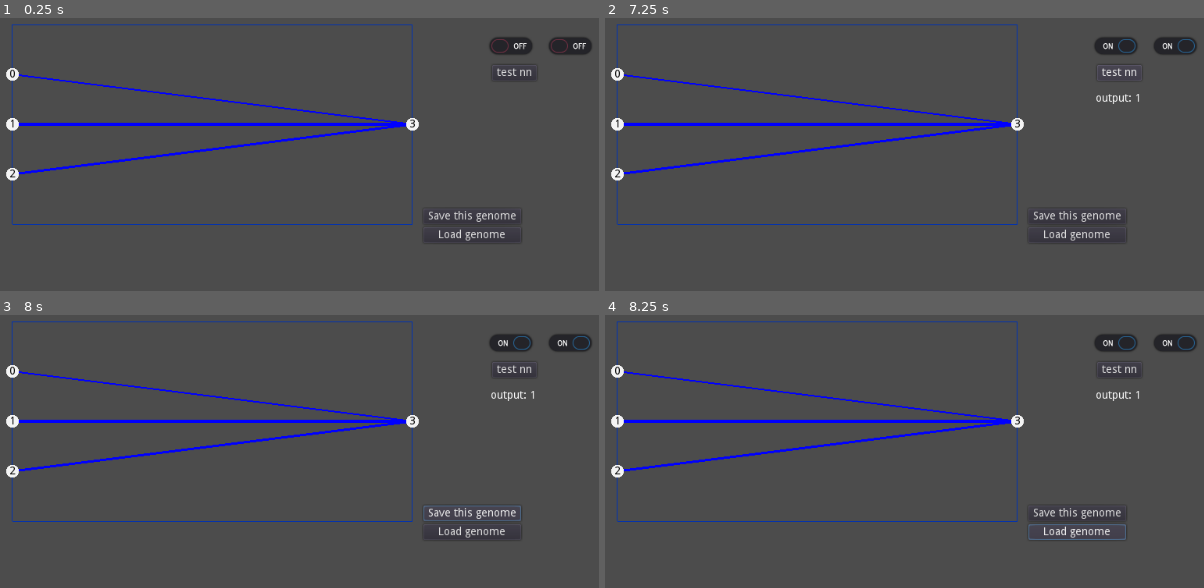
Above: before the commit, frames 1-4 (two rows, left to right).
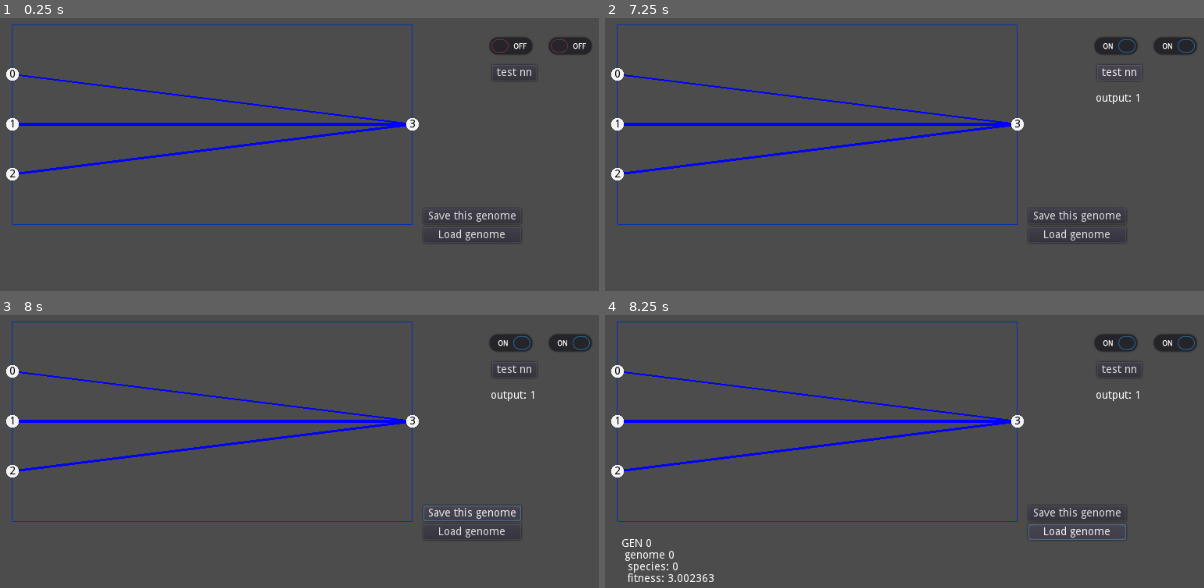
Above: after the commit, the same moments.

Repository: WhoStoleMyCoffee/GodotNEAT
Game: Godot game, scene res://Scenes/Test/TestScene.tscn
Same seed, same stepped clock (60 frames per second), same inputs: the game is played once before the commit and once after it.
Inputs (mouse positions are in pixels of both pictures, inside the frame that each line leads up to):
- Up to frame 1 (0.25 s): no input
- Up to frame 2 (7.25 s): click (1114, 45) at 0.5 s; click (1174, 45) at 1.25 s; click "test nn" at 2 s; click (1114, 45) at 2.75 s; click (1174, 45) at 3.5 s; click "test nn" at 4.25 s; click (1114, 45) at 5 s; click (1174, 45) at 5.75 s; click "test nn" at 6.5 s
- Up to frame 3 (8 s): click "Save this genome" at 7.25 s
- Up to frame 4 (8.25 s): click "Load genome" at 8 s

Frames 1-3 are identical in both runs. In frame 4, 0.6% of the frame differs, in the area x 2-19%, y 82-98%.

Commit message:
genome load

Diff:
--- a/NEAT/NEATNN.gd
+++ b/NEAT/NEATNN.gd
@@ -192,6 +192,14 @@
 	f.close()
 
 
+func load_json(path : String):
+	var f : File = File.new()
+	f.open(path, File.READ)
+	var d : Dictionary = parse_json(f.get_as_text())
+	f.close()
+	load_save_data(d)
+
+
 func get_save_data() -> Dictionary:
 	var data : Dictionary = {
 		'n' : [INPUT_COUNT, OUTPUT_COUNT, nodes.size()],
@@ -199,11 +207,22 @@
 		'f' : fitness,
 		's' : species_id
 	}
-
 	for c in connections:
 		data.c.append(NeatUtil.compress_connection(c))
 
 	return data
+
+
+func load_save_data(d : Dictionary):
+	INPUT_COUNT = d.n[0]
+	OUTPUT_COUNT = d.n[1]
+	nodes.resize(d.n[2])
+	fitness = d.f
+	species_id = d.s
+
+	connections.clear()
+	for c in d.c:
+		connections.append(NeatUtil.uncompress_connection(c))
 
 
 # UTIL --------------------------------------------------------------------
--- a/NEAT/NEATUtil.gd
+++ b/NEAT/NEATUtil.gd
@@ -113,6 +113,15 @@
 
 func compress_connection(c : Dictionary) -> Array:
 	var a : int = c.i * (int(c.e)-int(!c.e)) #c.i if enabled, -c.i if disabled
-	var b : int = c.n[0] << 16 | (c.n[1] & 0xFFFF)
+	var b : int = ((c.n[0] & 0xFFFF) << 16) | (c.n[1] & 0xFFFF)
 	var w : float = c.w
 	return [a, b, w]
+
+
+func uncompress_connection(c : Array) -> Dictionary:
+	return {
+		'i' : abs(int(c[0])),
+		'n' : PoolIntArray([int(c[1]) >> 16, int(c[1]) & 0xFFFF]),
+		'w' : c[2],
+		'e' : (c[0] >= 0)
+	}
--- a/Scenes/Test/TestScene.tscn
+++ b/Scenes/Test/TestScene.tscn
@@ -90,7 +90,10 @@
 
 
 func _on_Load_pressed():
-	pass # Replace with function body.
+	print('Loading genome...')
+	pop.genomes[di].load_json(SAVEPATH)
+	print('Loading complete')
+	update_display()
 "
 
 [node name="TestScene" type="Node2D"]
--- a/Scenes/Test/nn.json
+++ b/Scenes/Test/nn.json
@@ -1 +1,26 @@
-{"c":[[0,3,1],[1,4294967299,1],[2,8589934595,1]],"f":3.080758,"n":[3,1,4],"s":0}
+{
+	"c": [
+		[
+			0,
+			3,
+			1
+		],
+		[
+			1,
+			65539,
+			1
+		],
+		[
+			2,
+			131075,
+			1
+		]
+	],
+	"f": 3.083185,
+	"n": [
+		3,
+		1,
+		4
+	],
+	"s": 0
+}
